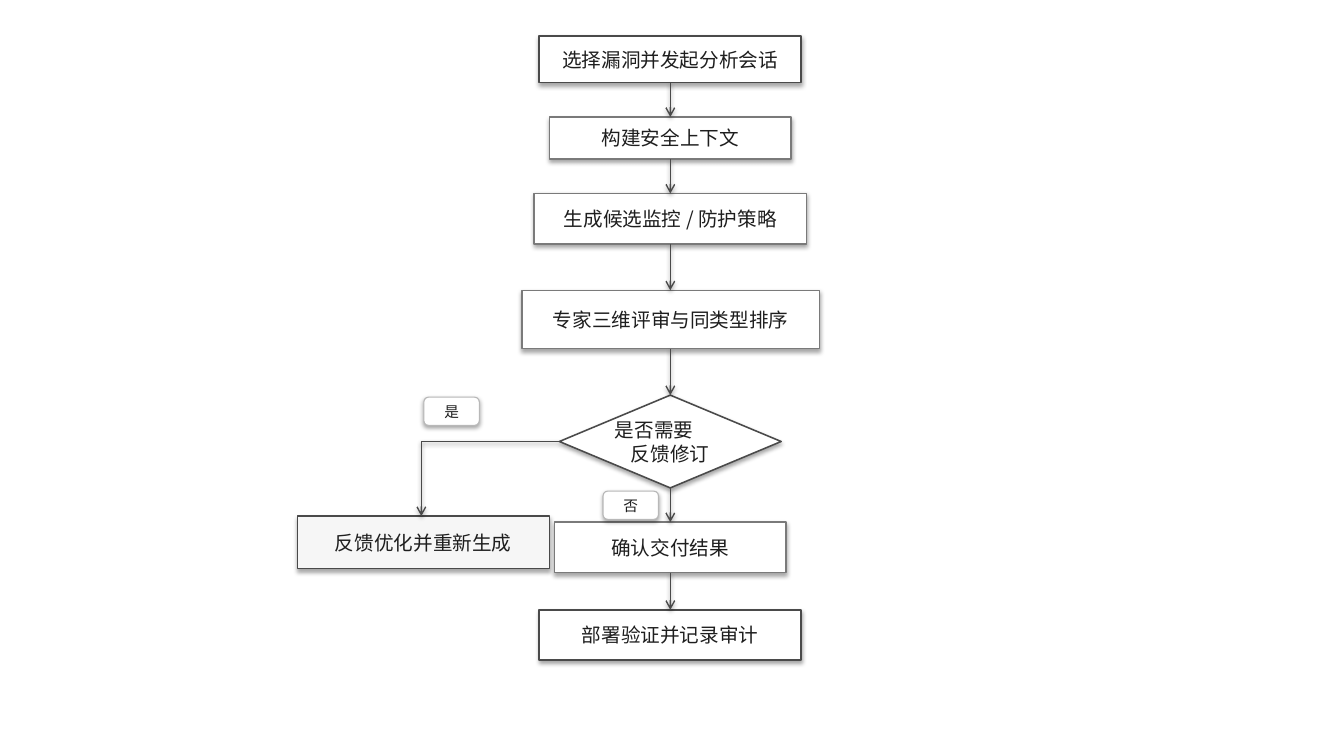
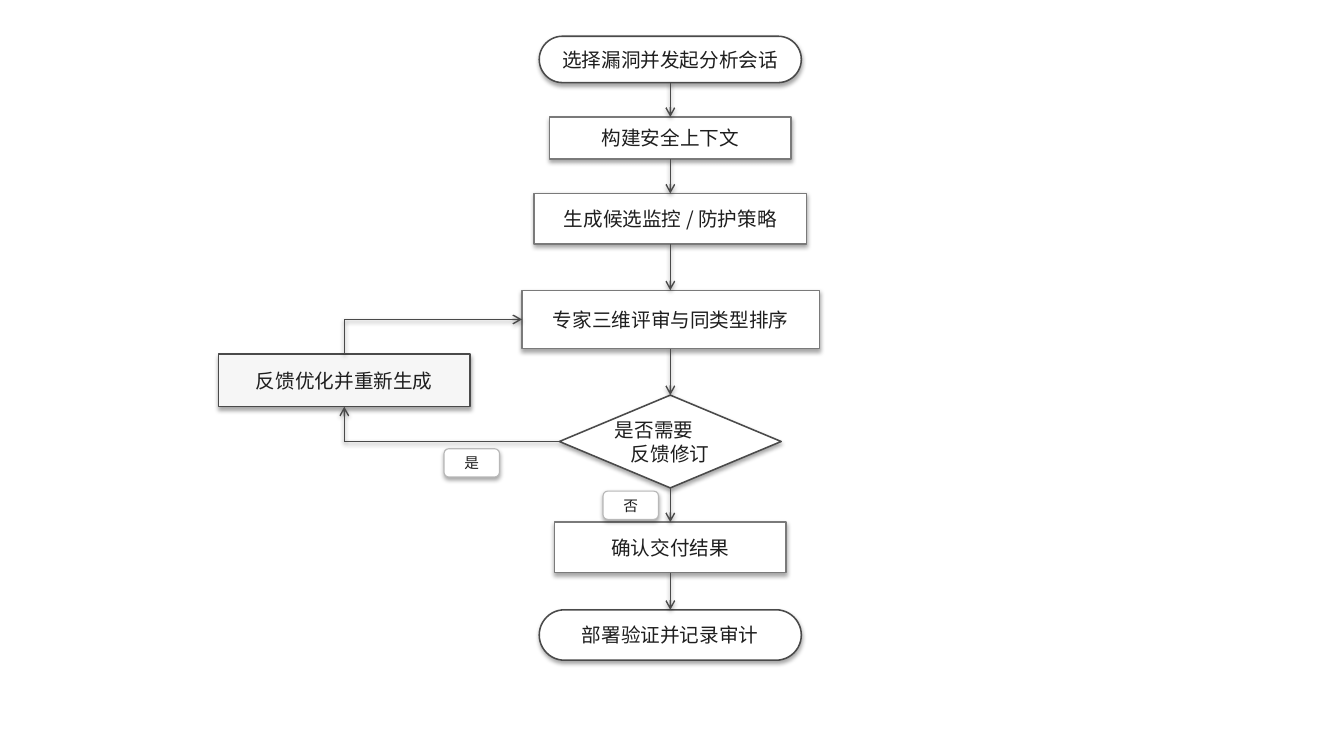
Before and after one commit to Ivanbeethoven/ustb_graduator_paper, a slide deck: slide 1 of images/chap4/chap4_core_diagrams.pptx. Drawn at 1344x756 pixels with LibreOffice and Linux fonts; fonts in the diff are those of the drawing. Boxes give left, top, right and bottom in pixels: in the first picture for what was removed or moved away, otherwise in the second. Text is boxed around its words. In the diff, an @@ line names an element or a change of style, - is before the commit and + after.

```diff
--- a/images/chap4/chap4_core_diagrams.pptx
+++ b/images/chap4/chap4_core_diagrams.pptx
@@ rounded rectangle "选择漏洞并发起分析会话" at bbox=[539, 36, 802, 83]: rectangle to rounded rectangle @@
@@ arrow added from (345, 320) to (522, 320), #4A4A4A 1 pt @@
@@ line added from (345, 354) to (345, 320), #4A4A4A 1 pt @@
@@ rectangle "反馈优化并重新生成": place and size @@
-rectangle "反馈优化并重新生成" at bbox=[297, 516, 549, 569]
+rectangle "反馈优化并重新生成" at bbox=[219, 354, 471, 406]
@@ arrow moved from (421, 442) - (421, 516) to (345, 442) - (345, 406) @@
@@ line moved from (560, 442) - (421, 442) to (560, 442) - (345, 442) @@
@@ rounded rectangle "是": place and size @@
-rounded rectangle "是" at bbox=[424, 397, 480, 425]
+rounded rectangle "是" at bbox=[445, 449, 500, 477]
@@ rounded rectangle "部署验证并记录审计" at bbox=[539, 610, 802, 660]: rectangle to rounded rectangle @@
```
Also in this commit, not shown: 2 other slides changed, 31 other files.
